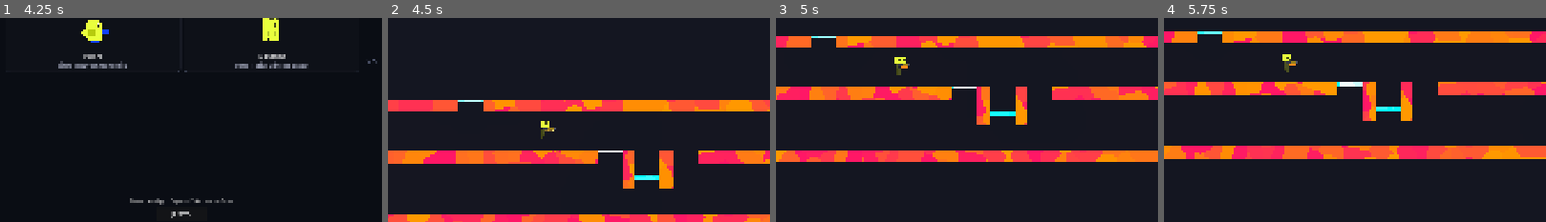
Above: before the commit, frames 1-4 (left to right).
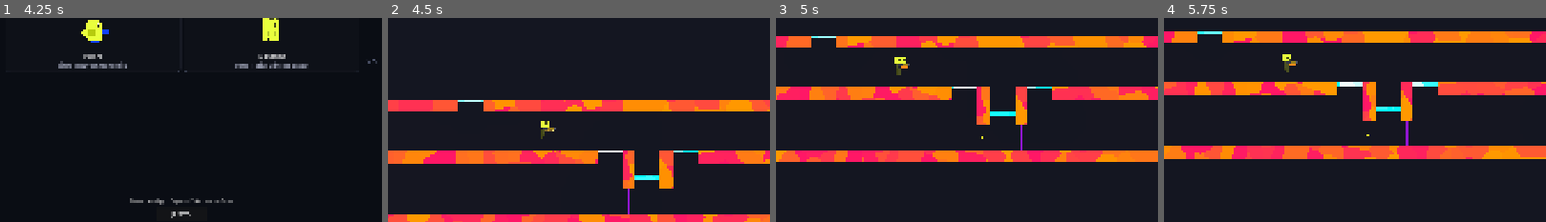
Above: after the commit, the same moments.

Repository: AdriR1ze/ONIET_Rounds
Game: Godot game, scene res://ui/main_menu.tscn
The game is run twice, just before and just after one commit, with the same random seed, the same clock (stepped at 60 frames per second) and the same inputs.
Inputs (mouse positions are % of the whole screen's width and height, from its top left):
- Up to frame 1 (4.25 s): click "Jugar" at 0.5 s; click "2" at 1.25 s; click "5" at 2 s; click "Medio" at 2.75 s; click "Elegir Personajes" at 3.5 s
- Up to frame 2 (4.5 s): click "COMENZAR PARTIDA" at 4.25 s
- Up to frame 3 (5 s): no input
- Up to frame 4 (5.75 s): tap Enter (ui_accept) at 5 s; move the mouse to (72, 45) at 5.02 s; hold D (p1_right) from 5.03 s (still down); tap V (p1_fire) at 5.1 s; click (72, 45) at 5.17 s; tap W (p1_jump) at 5.27 s
The pictures show only the part of the screen within x 1-51%, y 41-91%; the shares and areas given below are measured in that part.

Frame 1 is identical in both runs. In frame 2, 0.1% of the frame differs, in the area x 62-82%, y 64-97%; in frame 3, 0.1%; in frame 4, 0.3%, in the area x 53-72%, y 31-63%.

Commit message:
Update map_01_foso_acido.tscn

Diff:
--- a/rounds/levels/maps/map_01_foso_acido.tscn
+++ b/rounds/levels/maps/map_01_foso_acido.tscn
@@ -12,7 +12,7 @@
 [node name="MapFosoAcido" type="Node2D" unique_id=591776743]
 
 [node name="NeonTileMap" type="TileMapLayer" parent="." unique_id=885264429]
-tile_map_data = PackedByteArray("AADr/yEAAAADAAAAAADs/yEAAAA …(3728 unchanged characters)… AAAAAAQDw/yAABwAAAAAAAQDw/xcABwAAAAAAAQA=")
+tile_map_data = PackedByteArray("AADr/yEAAAADAAAAAADs/yEAAAA …(3728 unchanged characters)… AAAAAAQDw/yAABwAAAAAAAQDw/xcABwAAAAAAAQARACAABwAAAAAAAQAOACAABwAAAAAAAQASABwABAAAAAAAAAATABwABAAAAAAAAAA=")
 tile_set = ExtResource("1_tprgc")
 
 [node name="SpawnP1" type="Marker2D" parent="." unique_id=1287648340]
